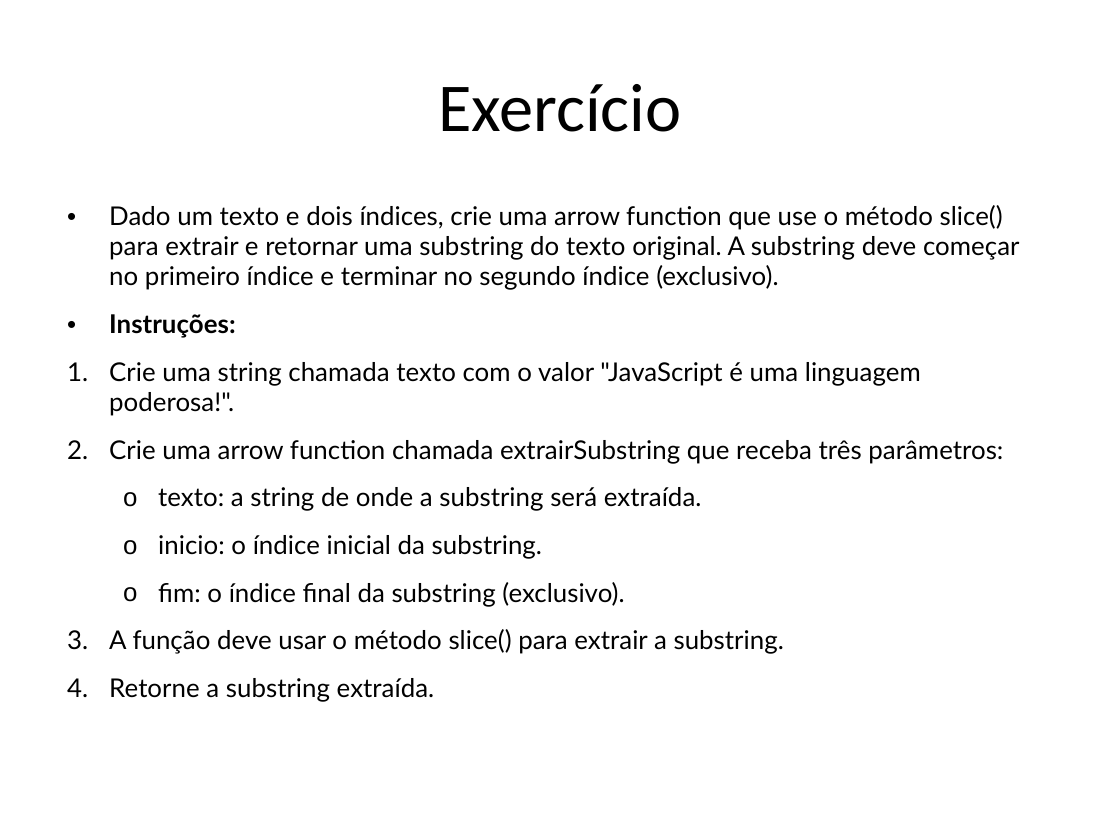
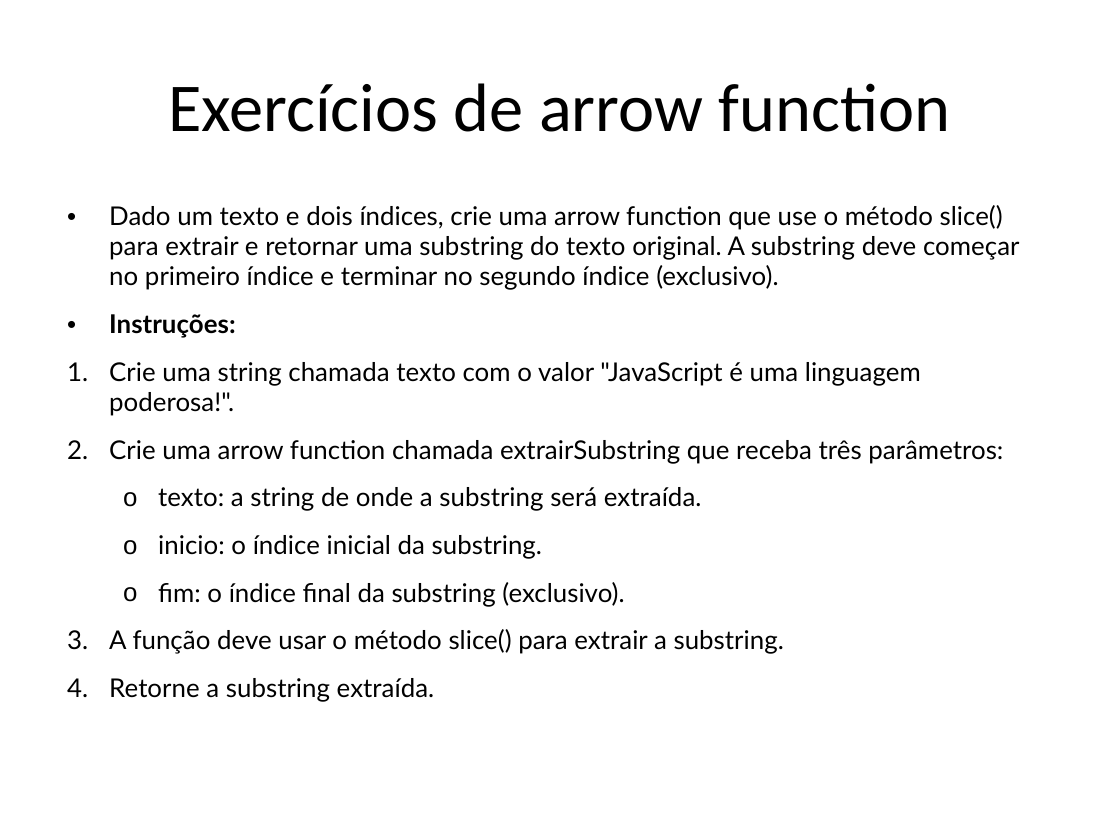
Before and after one commit to dfpires/progcomp2-2024b, a slide deck: slide 10 of ES5e6.pptx. Drawn at 1120x840 pixels with LibreOffice and Linux fonts; fonts in the diff are those of the drawing. Boxes give left, top, right and bottom in pixels: in the first picture for what was removed or moved away, otherwise in the second. Text is boxed around its words. In the diff, an @@ line names an element or a change of style, - is before the commit and + after.

```diff
--- a/ES5e6.pptx
+++ b/ES5e6.pptx
@@ title at box(168, 83, 951, 132): text changed @@
-Exercício
+Exercícios de arrow function
```
Also in this commit, not shown: 1 other slide changed, 9 slides added.
